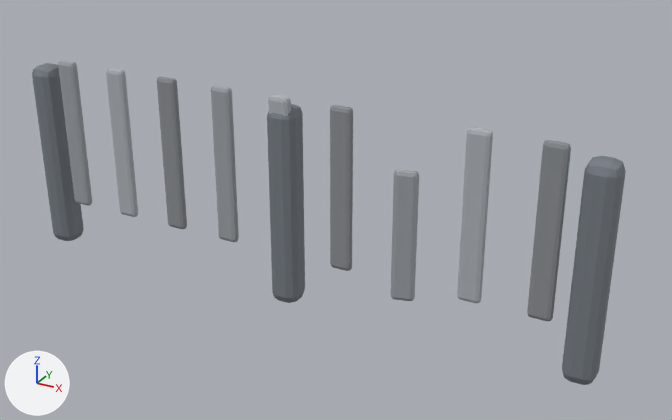
The Blender file apps/hmh-reboot/assets/source/blender/hmh-authored-props.blend as it was, and as the next commit left it.
Rendered twice from a camera (50 mm lens) standing at (0.819, -1.306, 1.027) and looking at (0.085, 0.028, 0.359). Every picture has the same lights, and +X, +Y and +Z are marked at lower left. The older version comes first. The same objects are shown in both versions, whatever each file hides.

Objects in the first picture: 'chain-fence_Picket_0', 'chain-fence_Picket_1', 'chain-fence_Picket_2', 'chain-fence_Picket_3', 'chain-fence_Picket_4', 'chain-fence_Picket_5', 'chain-fence_Picket_6', 'chain-fence_Picket_7', 'chain-fence_Picket_8', 'chain-fence_Post_0', 'chain-fence_Post_1', 'chain-fence_Post_2'.
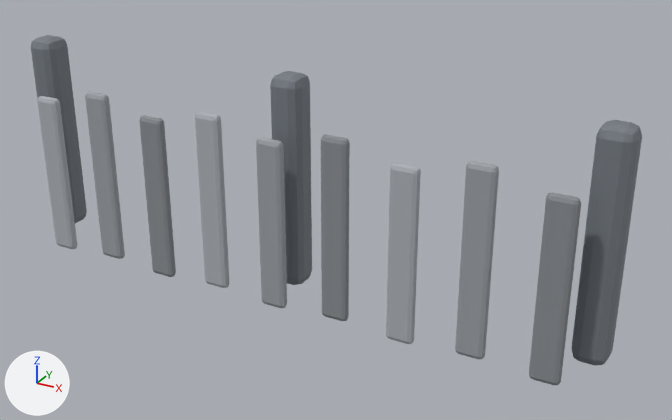
The change, as a list of edits to the scene's bpy script:
```text
Change me_cube_124:
    remove me_cube_124.from_pydata(...)  # 8 vertices, 6 faces; spans x -0.027..0.027, y -0.027..0.027, z -0.19..0.19
    add me_cube_124.from_pydata(...)  # 8 vertices, 6 faces; spans x -0.03..0.03, y -0.03..0.03, z -0.2..0.2
    me_cube_124 part 8: the whole mesh is scaled about its middle by (1.09, 1.09, 1.05)
Change me_cube_126:
    remove me_cube_126.from_pydata(...)  # 8 vertices, 6 faces; spans x -0.027..0.027, y -0.027..0.027, z -0.19..0.19
    add me_cube_126.from_pydata(...)  # 8 vertices, 6 faces; spans x -0.03..0.03, y -0.03..0.03, z -0.2..0.2
    me_cube_126 part 9: the whole mesh is scaled about its middle by (1.09, 1.09, 1.05)
Change me_cube_131:
    remove me_cube_131.from_pydata(...)  # 8 vertices, 6 faces; spans x -0.021..0.021, y -0.008..0.008, z -0.15..0.15
    add me_cube_131.from_pydata(...)  # 8 vertices, 6 faces; spans x -0.026..0.026, y -0.009..0.009, z -0.17..0.17
    me_cube_131 part 1: the whole mesh is scaled about its middle by (1.24, 1.12, 1.13)
Change me_cube_133:
    remove me_cube_133.from_pydata(...)  # 8 vertices, 6 faces; spans x -0.021..0.021, y -0.008..0.008, z -0.15..0.15
    add me_cube_133.from_pydata(...)  # 8 vertices, 6 faces; spans x -0.026..0.026, y -0.009..0.009, z -0.17..0.17
    me_cube_133 part 2: the whole mesh is scaled about its middle by (1.24, 1.12, 1.13)
Change me_cube_134:
    remove me_cube_134.from_pydata(...)  # 8 vertices, 6 faces; spans x -0.021..0.021, y -0.008..0.008, z -0.15..0.15
    add me_cube_134.from_pydata(...)  # 8 vertices, 6 faces; spans x -0.026..0.026, y -0.009..0.009, z -0.161..0.161
    me_cube_134 part 3: the whole mesh is scaled about its middle by (1.24, 1.12, 1.07)
Change me_cube_135:
    remove me_cube_135.from_pydata(...)  # 8 vertices, 6 faces; spans x -0.021..0.021, y -0.008..0.008, z -0.15..0.15
    add me_cube_135.from_pydata(...)  # 8 vertices, 6 faces; spans x -0.026..0.026, y -0.009..0.009, z -0.17..0.17
    me_cube_135 part 4: the whole mesh is scaled about its middle by (1.24, 1.12, 1.13)
Change me_cube_136:
    used by ob_chain_fence_picket_6; location = (0.24, -0.016, 0.36); rotation_euler = (0.0, 0.0, 0.244), in degrees (0, 0, 14)
    remove me_cube_136.from_pydata(...)  # 8 vertices, 6 faces; spans x -0.021..0.021, y -0.008..0.008, z -0.12..0.12
    add me_cube_136.from_pydata(...)  # 8 vertices, 6 faces; spans x -0.026..0.026, y -0.009..0.009, z -0.161..0.161
    me_cube_136 part 5: the whole mesh is scaled about its middle by (1.24, 1.12, 1.34)
Change me_cube_137:
    remove me_cube_137.from_pydata(...)  # 8 vertices, 6 faces; spans x -0.021..0.021, y -0.008..0.008, z -0.15..0.15
    add me_cube_137.from_pydata(...)  # 8 vertices, 6 faces; spans x -0.026..0.026, y -0.009..0.009, z -0.17..0.17
    me_cube_137 part 6: the whole mesh is scaled about its middle by (1.24, 1.12, 1.13)
Change me_cube_138:
    remove me_cube_138.from_pydata(...)  # 8 vertices, 6 faces; spans x -0.021..0.021, y -0.008..0.008, z -0.15..0.15
    add me_cube_138.from_pydata(...)  # 8 vertices, 6 faces; spans x -0.026..0.026, y -0.009..0.009, z -0.161..0.161
    me_cube_138 part 7: the whole mesh is scaled about its middle by (1.24, 1.12, 1.07)
Change ob_chain_fence_post_0:
    ob_chain_fence_post_0.location: (-0.55, 0.0, 0.36) -> (-0.56, 0.02, 0.4)
Change ob_chain_fence_post_1:
    ob_chain_fence_post_1.location: (0.0, 0.0, 0.36) -> (0.0, 0.02, 0.4)
Change ob_chain_fence_post_2:
    ob_chain_fence_post_2.location: (0.55, 0.0, 0.36) -> (0.56, 0.02, 0.4)
Change ob_chain_fence_picket_0:
    ob_chain_fence_picket_0.location: (-0.48, -0.016, 0.42) -> (-0.505, -0.052, 0.343)
Change ob_chain_fence_picket_1:
    ob_chain_fence_picket_1.location: (-0.36, -0.016, 0.42) -> (-0.379, -0.052, 0.36)
Change ob_chain_fence_picket_2:
    ob_chain_fence_picket_2.location: (-0.24, -0.016, 0.42) -> (-0.252, -0.052, 0.343)
Change ob_chain_fence_picket_3:
    ob_chain_fence_picket_3.location: (-0.12, -0.016, 0.42) -> (-0.126, -0.052, 0.36)
Change ob_chain_fence_picket_4:
    ob_chain_fence_picket_4.location: (0.0, -0.016, 0.42) -> (0.001, -0.052, 0.343)
Change ob_chain_fence_picket_5:
    ob_chain_fence_picket_5.location: (0.12, -0.016, 0.42) -> (0.128, -0.052, 0.36)
Change ob_chain_fence_picket_6:
    ob_chain_fence_picket_6.rotation_euler: (0.0, 0.0, 0.244) -> (0.0, 0.0, 0.0)  # degrees (0, 0, 14) -> degrees (0, 0, 0)
    ob_chain_fence_picket_6.location: (0.24, -0.016, 0.36) -> (0.254, -0.052, 0.343)
    where _m = ob_chain_fence_picket_6.modifiers.new('Authored bevel', 'BEVEL')
    _m.width: 0.01 -> 0.012
    _m.width_pct: 0.01 -> 0.012
Change ob_chain_fence_picket_7:
    ob_chain_fence_picket_7.location: (0.36, -0.016, 0.42) -> (0.381, -0.052, 0.36)
    where _m = ob_chain_fence_picket_7.modifiers.new('Authored bevel', 'BEVEL')
    _m.width: 0.01 -> 0.012
    _m.width_pct: 0.01 -> 0.012
Change ob_chain_fence_picket_8:
    ob_chain_fence_picket_8.location: (0.48, -0.016, 0.42) -> (0.507, -0.052, 0.343)
    where _m = ob_chain_fence_picket_8.modifiers.new('Authored bevel', 'BEVEL')
    _m.width: 0.01 -> 0.012
    _m.width_pct: 0.01 -> 0.012
```

What differs and where, as boxes [x1, y1, x2, y2] in the pictures (672 x 420 px):
'chain-fence_Post_2', moved, rescaled (11% wider, 7% taller): before [562, 156, 626, 385]; after [571, 120, 642, 365]
'chain-fence_Post_1', moved, rescaled (10% wider, 7% taller): before [267, 104, 305, 303]; after [270, 71, 312, 285]
'chain-fence_Picket_8', modifiers changed, moved, rescaled (18% wider, 7% taller): before [527, 140, 571, 321]; after [529, 192, 581, 385]
'chain-fence_Post_0', moved: before [32, 63, 84, 241]; after [31, 35, 87, 223]
'chain-fence_Picket_7', modifiers changed, moved, rescaled (22% wider, 12% taller): before [457, 127, 493, 303]; after [455, 161, 499, 359]
'chain-fence_Picket_1', moved, rescaled (24% wider, 12% taller): before [106, 68, 138, 217]; after [85, 92, 125, 259]
'chain-fence_Picket_3', moved, rescaled (21% wider, 12% taller): before [211, 85, 239, 242]; after [195, 112, 229, 288]
'chain-fence_Picket_2', moved: before [157, 76, 187, 229]; after [139, 115, 176, 277]
'chain-fence_Picket_5', moved, rescaled (25% wider, 13% taller): before [330, 105, 353, 271]; after [321, 134, 350, 321]
'chain-fence_Picket_0', moved: before [58, 60, 92, 205]; after [37, 96, 77, 249]
'chain-fence_Picket_6', mesh rescaled, moved, modifiers changed, turned: before [391, 169, 419, 301]; after [386, 163, 421, 344]
'chain-fence_Picket_4', moved, rescaled: before [268, 95, 291, 116]; after [256, 137, 287, 308]
